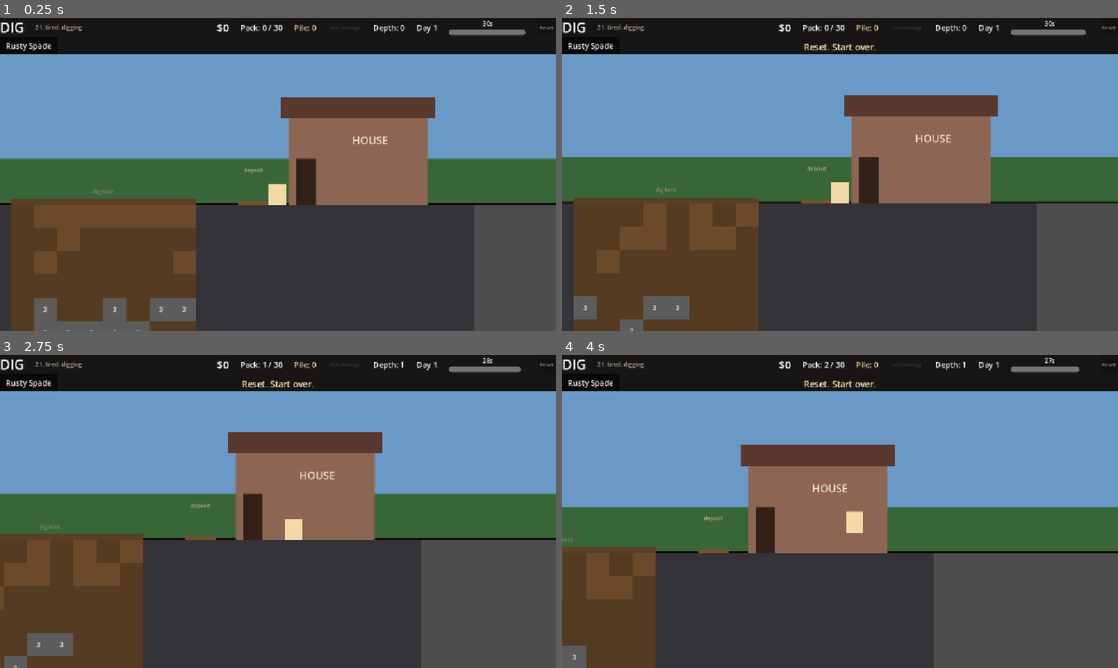
Above: before the commit, frames 1-4 (two rows, left to right).
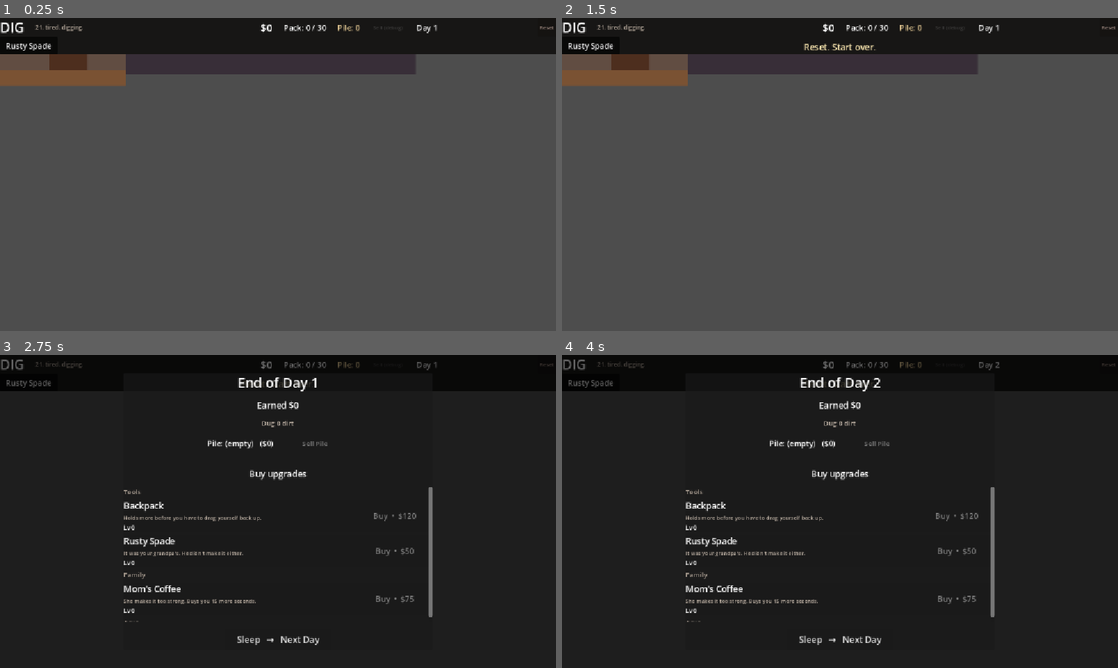
Above: after the commit, the same moments.

Repository: RanjitCS/dig
Game: Godot game, scene res://scenes/main.tscn
Two runs of this game, one before a commit and one after it. Both use one fixed random seed, a clock stepped at 60 frames per second and the inputs below.
Inputs (mouse positions are in pixels of both pictures, inside the frame that each line leads up to):
- Up to frame 1 (0.25 s): no input
- Up to frame 2 (1.5 s): click "Reset" at 0.5 s; click "Rusty Spade" at 1.25 s
- Up to frame 3 (2.75 s): move the mouse to (22, 552) at 2.02 s; hold D (move_right) from 2.03 s (still down); hold Z (dig) from 2.03 s (still down); click (22, 552) at 2.17 s; tap W (move_up) at 2.27, 2.57 s; tap E (interact) at 2.3 s
- Up to frame 4 (4 s): release D (move_right) at 2.75 s; release Z (dig) at 2.75 s; click (840, 639) at 2.75 s, where only the run after the commit has a clickable "Sleep → Next Day"; move the mouse to (578, 552) at 3.52 s; hold D (move_right) from 3.53 s (still down); tap E (interact) at 3.6 s; click (578, 552) at 3.67 s; tap Space (jump) at 3.77 s; tap Z (dig) at 3.8 s

The runs differ from the first frame. In frame 1, 81% of the frame differs, in the area x 0-100%, y 0-100%; in frame 2, 82%; in frame 3, 89%; in frame 4, 89%.

Commit message:
change

Diff:
--- a/resources/upgrades/drill.tres
+++ b/resources/upgrades/drill.tres
@@ -15,5 +15,9 @@
 cost_currency = &"money"
 unlock_money = 1500.0
 reach = 0
-is_equippable = false
+is_equippable = true
 max_level = 0
+tool_damage = 1
+tool_cooldown_sec = 0.20
+tool_aoe = false
+tool_column_only = true
--- a/resources/upgrades/hammer.tres
+++ b/resources/upgrades/hammer.tres
@@ -17,3 +17,7 @@
 reach = 1
 is_equippable = true
 max_level = 0
+tool_damage = 1
+tool_cooldown_sec = 0.50
+tool_aoe = true
+tool_column_only = false
--- a/resources/upgrades/pickaxe.tres
+++ b/resources/upgrades/pickaxe.tres
@@ -17,3 +17,7 @@
 reach = 0
 is_equippable = true
 max_level = 0
+tool_damage = 2
+tool_cooldown_sec = 0.30
+tool_aoe = false
+tool_column_only = false
--- a/resources/upgrades/spade.tres
+++ b/resources/upgrades/spade.tres
@@ -17,3 +17,7 @@
 reach = 0
 is_equippable = true
 max_level = 0
+tool_damage = 1
+tool_cooldown_sec = 0.15
+tool_aoe = false
+tool_column_only = false
--- /dev/null
+++ b/scenes/house_interior.tscn
@@ -0,0 +1,218 @@
+[gd_scene load_steps=8 format=3 uid="uid://dig0scene0houseinterior"]
+
+[ext_resource type="Script" path="res://scripts/house_interior.gd" id="1_house"]
+[ext_resource type="PackedScene" uid="uid://dig0scene0player" path="res://scenes/player.tscn" id="2_player"]
+[ext_resource type="PackedScene" uid="uid://dig0scene0interactable" path="res://scenes/interactable.tscn" id="3_inter"]
+
+[sub_resource type="RectangleShape2D" id="FloorShape"]
+size = Vector2(1400, 16)
+
+[sub_resource type="RectangleShape2D" id="WallShape"]
+size = Vector2(16, 400)
+
+[sub_resource type="RectangleShape2D" id="BedShape"]
+size = Vector2(120, 80)
+
+[sub_resource type="RectangleShape2D" id="DoorShape"]
+size = Vector2(56, 120)
+
+[node name="HouseInterior" type="Node2D"]
+script = ExtResource("1_house")
+
+[node name="Sky" type="ColorRect" parent="."]
+offset_left = -2000.0
+offset_top = -2000.0
+offset_right = 2000.0
+offset_bottom = 0.0
+color = Color(0.22, 0.18, 0.22, 1)
+mouse_filter = 2
+
+[node name="WallBg" type="ColorRect" parent="."]
+offset_left = 0.0
+offset_top = -400.0
+offset_right = 1400.0
+offset_bottom = 0.0
+color = Color(0.38, 0.30, 0.26, 1)
+mouse_filter = 2
+
+[node name="FloorVisual" type="ColorRect" parent="."]
+offset_left = 0.0
+offset_top = -8.0
+offset_right = 1400.0
+offset_bottom = 24.0
+color = Color(0.48, 0.32, 0.20, 1)
+mouse_filter = 2
+
+[node name="Floor" type="StaticBody2D" parent="."]
+position = Vector2(700, 0)
+
+[node name="FloorShape" type="CollisionShape2D" parent="Floor"]
+shape = SubResource("FloorShape")
+
+[node name="LeftWall" type="StaticBody2D" parent="."]
+position = Vector2(0, -200)
+
+[node name="LeftWallShape" type="CollisionShape2D" parent="LeftWall"]
+shape = SubResource("WallShape")
+
+[node name="RightWall" type="StaticBody2D" parent="."]
+position = Vector2(1400, -200)
+
+[node name="RightWallShape" type="CollisionShape2D" parent="RightWall"]
+shape = SubResource("WallShape")
+
+[node name="BedVisual" type="ColorRect" parent="."]
+offset_left = 80.0
+offset_top = -80.0
+offset_right = 220.0
+offset_bottom = -8.0
+color = Color(0.42, 0.25, 0.30, 1)
+mouse_filter = 2
+
+[node name="BedBlanket" type="ColorRect" parent="."]
+offset_left = 90.0
+offset_top = -76.0
+offset_right = 210.0
+offset_bottom = -36.0
+color = Color(0.58, 0.35, 0.42, 1)
+mouse_filter = 2
+
+[node name="BedLabel" type="Label" parent="."]
+offset_left = 80.0
+offset_top = -110.0
+offset_right = 220.0
+offset_bottom = -82.0
+text = "bed"
+horizontal_alignment = 1
+theme_override_font_sizes/font_size = 11
+theme_override_colors/font_color = Color(0.85, 0.75, 0.70, 0.7)
+mouse_filter = 2
+
+[node name="Bed" parent="." instance=ExtResource("3_inter")]
+position = Vector2(150, -40)
+prompt_text = "[E] sleep"
+
+[node name="BedShape" type="CollisionShape2D" parent="Bed"]
+shape = SubResource("BedShape")
+
+[node name="ToolHooks" type="Node2D" parent="."]
+position = Vector2(0, 0)
+
+[node name="ToolWallShelf" type="ColorRect" parent="ToolHooks"]
+offset_left = 500.0
+offset_top = -200.0
+offset_right = 920.0
+offset_bottom = -190.0
+color = Color(0.30, 0.22, 0.18, 1)
+mouse_filter = 2
+
+[node name="Spade" parent="ToolHooks" instance=ExtResource("3_inter")]
+position = Vector2(540, -150)
+prompt_text = "[E] Rusty Spade"
+
+[node name="SpadeVisual" type="ColorRect" parent="ToolHooks/Spade"]
+offset_left = -18.0
+offset_top = -36.0
+offset_right = 18.0
+offset_bottom = 4.0
+color = Color(0.65, 0.45, 0.30, 1)
+mouse_filter = 2
+
+[node name="Pickaxe" parent="ToolHooks" instance=ExtResource("3_inter")]
+position = Vector2(640, -150)
+prompt_text = "[E] Pickaxe"
+
+[node name="PickaxeVisual" type="ColorRect" parent="ToolHooks/Pickaxe"]
+offset_left = -22.0
+offset_top = -36.0
+offset_right = 22.0
+offset_bottom = 4.0
+color = Color(0.45, 0.45, 0.50, 1)
+mouse_filter = 2
+
+[node name="Hammer" parent="ToolHooks" instance=ExtResource("3_inter")]
+position = Vector2(740, -150)
+prompt_text = "[E] Hammer"
+
+[node name="HammerVisual" type="ColorRect" parent="ToolHooks/Hammer"]
+offset_left = -20.0
+offset_top = -36.0
+offset_right = 20.0
+offset_bottom = 4.0
+color = Color(0.55, 0.35, 0.25, 1)
+mouse_filter = 2
+
+[node name="Drill" parent="ToolHooks" instance=ExtResource("3_inter")]
+position = Vector2(840, -150)
+prompt_text = "[E] Drill"
+
+[node name="DrillVisual" type="ColorRect" parent="ToolHooks/Drill"]
+offset_left = -18.0
+offset_top = -36.0
+offset_right = 18.0
+offset_bottom = 4.0
+color = Color(0.50, 0.55, 0.60, 1)
+mouse_filter = 2
+
+[node name="ToolWallLabel" type="Label" parent="ToolHooks"]
+offset_left = 500.0
+offset_top = -240.0
+offset_right = 920.0
+offset_bottom = -210.0
+text = "tools"
+horizontal_alignment = 1
+theme_override_font_sizes/font_size = 11
+theme_override_colors/font_color = Color(0.85, 0.75, 0.70, 0.7)
+mouse_filter = 2
+
+[node name="DoorVisual" type="ColorRect" parent="."]
+offset_left = 1240.0
+offset_top = -160.0
+offset_right = 1320.0
+offset_bottom = -8.0
+color = Color(0.30, 0.18, 0.12, 1)
+mouse_filter = 2
+
+[node name="DoorKnob" type="ColorRect" parent="."]
+offset_left = 1308.0
+offset_top = -90.0
+offset_right = 1316.0
+offset_bottom = -82.0
+color = Color(0.85, 0.75, 0.30, 1)
+mouse_filter = 2
+
+[node name="DoorLabel" type="Label" parent="."]
+offset_left = 1220.0
+offset_top = -190.0
+offset_right = 1340.0
+offset_bottom = -165.0
+text = "→ outside"
+horizontal_alignment = 1
+theme_override_font_sizes/font_size = 11
+theme_override_colors/font_color = Color(0.85, 0.75, 0.70, 0.7)
+mouse_filter = 2
+
+[node name="Door" parent="." instance=ExtResource("3_inter")]
+position = Vector2(1280, -80)
+prompt_text = "[E] start day"
+
+[node name="DoorShape" type="CollisionShape2D" parent="Door"]
+shape = SubResource("DoorShape")
+
+[node name="EquippedLabel" type="Label" parent="."]
+offset_left = 480.0
+offset_top = -380.0
+offset_right = 920.0
+offset_bottom = -360.0
+text = "Equipped: Rusty Spade"
+horizontal_alignment = 1
+theme_override_font_sizes/font_size = 14
+theme_override_colors/font_color = Color(0.95, 0.92, 0.85, 1)
+mouse_filter = 2
+
+[node name="Player" parent="." instance=ExtResource("2_player")]
+position = Vector2(160, -40)
+
+[node name="Camera2D" type="Camera2D" parent="Player"]
+position_smoothing_enabled = true
+position_smoothing_speed = 6.0
--- /dev/null
+++ b/scenes/interactable.tscn
@@ -0,0 +1,27 @@
+[gd_scene load_steps=3 format=3 uid="uid://dig0scene0interactable"]
+
+[ext_resource type="Script" path="res://scripts/interactable.gd" id="1_inter"]
+
+[sub_resource type="RectangleShape2D" id="InteractShape"]
+size = Vector2(48, 64)
+
+[node name="Interactable" type="Area2D"]
+monitoring = true
+monitorable = true
+collision_layer = 0
+collision_mask = 1
+script = ExtResource("1_inter")
+
+[node name="CollisionShape2D" type="CollisionShape2D" parent="."]
+shape = SubResource("InteractShape")
+
+[node name="PromptLabel" type="Label" parent="."]
+offset_left = -64.0
+offset_top = -80.0
+offset_right = 64.0
+offset_bottom = -56.0
+text = "[E]"
+horizontal_alignment = 1
+theme_override_font_sizes/font_size = 14
+theme_override_colors/font_color = Color(1, 0.95, 0.7, 1)
+mouse_filter = 2
--- a/scenes/main.tscn
+++ b/scenes/main.tscn
@@ -1,9 +1,10 @@
-[gd_scene load_steps=5 format=3 uid="uid://b8dig0main0001"]
+[gd_scene load_steps=6 format=3 uid="uid://b8dig0main0001"]
 
 [ext_resource type="Script" path="res://scripts/main.gd" id="1_main"]
 [ext_resource type="PackedScene" uid="uid://dig0scene0digworld" path="res://scenes/dig_world.tscn" id="2_world"]
 [ext_resource type="Script" path="res://scripts/tool_selector.gd" id="3_toolsel"]
 [ext_resource type="PackedScene" uid="uid://dig0scene0endofday" path="res://scenes/end_of_day.tscn" id="4_eod"]
+[ext_resource type="PackedScene" uid="uid://dig0scene0houseinterior" path="res://scenes/house_interior.tscn" id="5_house"]
 
 [node name="Main" type="Control"]
 layout_mode = 3
@@ -149,6 +150,9 @@
 [node name="DigWorld" parent="Root/Body/WorldViewport/Viewport" instance=ExtResource("2_world")]
 unique_name_in_owner = true
 
+[node name="HouseInterior" parent="Root/Body/WorldViewport/Viewport" instance=ExtResource("5_house")]
+unique_name_in_owner = true
+
 [node name="ToastLabel" type="Label" parent="."]
 unique_name_in_owner = true
 layout_mode = 1
--- a/scripts/block.gd
+++ b/scripts/block.gd
@@ -41,20 +41,23 @@
 		fallback_rect.position = -SIZE * 0.5
 	_update_crack()
 
-func hit_once() -> void:
-	if block_type == null:
+func hit_n(damage: int) -> void:
+	# Apply 'damage' HP to this block. Broken when HP reaches 0.
+	if block_type == null or damage <= 0:
 		return
 	if block_type.indestructible:
 		_flash()
 		return
-	var click_dirt_bonus := GameState._sum_effect(Upgrade.Effect.CLICK_DIRT)
-	var dmg: int = 1 + int(click_dirt_bonus)
-	hits_remaining -= dmg
+	hits_remaining -= damage
 	if hits_remaining <= 0:
 		broken.emit(self)
 	else:
 		_update_crack()
 		_flash()
+
+# Legacy alias: callers using old API.
+func hit_once() -> void:
+	hit_n(1)
 
 func _update_crack() -> void:
 	if block_type == null or block_type.indestructible or block_type.hits_to_break <= 1:
--- a/scripts/dig_world.gd
+++ b/scripts/dig_world.gd
@@ -31,6 +31,24 @@
 	_spawn_player_at_surface()
 	GameState.day_started.connect(_on_day_started)
 	GameState.world_reset_requested.connect(_on_world_reset)
+	GameState.phase_changed.connect(_on_phase_changed)
+	# Initial activation based on current phase.
+	_on_phase_changed(GameState.phase)
+
+func activate() -> void:
+	visible = true
+	process_mode = Node.PROCESS_MODE_INHERIT
+	_spawn_player_at_surface()
+
+func deactivate() -> void:
+	visible = false
+	process_mode = Node.PROCESS_MODE_DISABLED
+
+func _on_phase_changed(p: int) -> void:
+	if p == GameState.Phase.DIGGING:
+		activate()
+	else:
+		deactivate()
 
 func _on_world_reset() -> void:
 	_regenerate_world()
@@ -178,24 +196,39 @@
 
 # Player-driven dig: targeted at a specific grid cell adjacent to the player.
 # Bypasses the click-reach rules since physical proximity is the new reach.
-func try_dig_at(grid_pos: Vector2i) -> bool:
+func try_dig_at(grid_pos: Vector2i, damage: int = 1, aoe: bool = false) -> bool:
 	if GameState.day_paused:
-		print("world.try_dig refused: day_paused")
 		return false
 	if GameState.backpack_full():
-		print("world.try_dig refused: backpack full (%.1f/%.1f)" % [GameState.dirt, GameState.backpack_capacity()])
-		return false
-	var block: DigBlock = blocks_by_pos.get(grid_pos, null)
-	if block == null:
-		print("world.try_dig refused: no block at %s" % str(grid_pos))
-		return false
+		return false
+	var center_block: DigBlock = blocks_by_pos.get(grid_pos, null)
+	if center_block == null:
+		return false
+	# Center is always indestructible-aware: a single tap on bedrock does nothing.
+	if center_block.block_type and center_block.block_type.indestructible:
+		# Visual nudge but no damage and no "successful dig" semantics.
+		return false
+	if aoe:
+		_hit_area(grid_pos, damage)
+	else:
+		_hit_single(center_block, damage)
+	return true
+
+func _hit_single(block: DigBlock, damage: int) -> void:
 	if block.block_type and block.block_type.indestructible:
-		print("world.try_dig: block at %s is INDESTRUCTIBLE (%s) — returning false" % [str(grid_pos), str(block.block_type.id)])
-		block.hit_once()
-		return false
-	print("world.try_dig hit: pos=%s type=%s hits_remaining=%d" % [str(grid_pos), str(block.block_type.id), block.hits_remaining])
-	block.hit_once()
-	return true
+		return
+	block.hit_n(damage)
+
+func _hit_area(center: Vector2i, damage: int) -> void:
+	for dy in [-1, 0, 1]:
+		for dx in [-1, 0, 1]:
+			var p: Vector2i = center + Vector2i(dx, dy)
+			var b: DigBlock = blocks_by_pos.get(p, null)
+			if b == null:
+				continue
+			if b.block_type and b.block_type.indestructible:
+				continue
+			b.hit_n(damage)
 
 func world_pos_to_grid(world_pos: Vector2) -> Vector2i:
 	# Block origins are at (col * SIZE + SIZE/2, (row-1) * SIZE + SIZE/2).
--- a/scripts/game_state.gd
+++ b/scripts/game_state.gd
@@ -4,7 +4,9 @@
 const MILESTONE_DIR: String = "res://resources/milestones/"
 const BLOCK_DIR: String = "res://resources/blocks/"
 const SAVE_PATH: String = "user://save.json"
-const SAVE_VERSION: int = 4
+const SAVE_VERSION: int = 5
+
+enum Phase { HOUSE_INTERIOR, DIGGING, END_OF_DAY }
 const DIRT_PRICE_PER_UNIT: float = 0.10
 const AUTOSAVE_INTERVAL_SEC: float = 10.0
 const OFFLINE_PROGRESS_CAP_SEC: float = 60.0 * 60.0 * 12.0  # 12 hours
@@ -32,10 +34,12 @@
 var current_day: int = 1
 var time_left: float = BASE_DAY_LENGTH_SEC
 var day_paused: bool = false  # true during end-of-day screen
+var phase: Phase = Phase.HOUSE_INTERIOR
 var day_money_earned: float = 0.0
 var day_dirt_dug: float = 0.0
 
 signal world_reset_requested
+signal phase_changed(new_phase: Phase)
 
 var _autosave_accum: float = 0.0
 var _last_saved_unix: int = 0
@@ -59,6 +63,7 @@
 	load_game()
 	time_left = day_length()
 	set_process(true)
+	phase_changed.emit(phase)
 	day_started.emit(current_day)
 	day_tick.emit(time_left, day_length())
 
@@ -84,7 +89,8 @@
 		save_game()
 
 func _process(delta: float) -> void:
-	if not day_paused:
+	# Day timer only ticks while actively digging.
+	if phase == Phase.DIGGING and not day_paused:
 		var auto_dirt := _sum_effect(Upgrade.Effect.AUTO_DIRT_PER_SEC)
 		var auto_money := _sum_effect(Upgrade.Effect.AUTO_MONEY_PER_SEC)
 		if auto_dirt > 0.0:
@@ -99,6 +105,20 @@
 	if _autosave_accum >= AUTOSAVE_INTERVAL_SEC:
 		_autosave_accum = 0.0
 		save_game()
+
+func set_phase(new_phase: Phase) -> void:
+	if phase == new_phase:
+		return
+	phase = new_phase
+	phase_changed.emit(phase)
+
+func start_digging() -> void:
+	# Called when the player leaves the house. If we were paused (end-of-day),
+	# unpause + advance day. Otherwise just transition into DIGGING.
+	if day_paused:
+		# coming from end-of-day modal flow if it was active; usually start_next_day handles that
+		pass
+	set_phase(Phase.DIGGING)
 
 func day_length() -> float:
 	return BASE_DAY_LENGTH_SEC + _sum_effect(Upgrade.Effect.DAY_LENGTH_SEC)
@@ -198,9 +218,10 @@
 func _end_day() -> void:
 	day_paused = true
 	time_left = 0.0
-	# Anything still in the backpack gets dumped on the pile — no waste.
-	if dirt > 0.0:
+	# Anything still in the backpack (dirt or ore) gets dumped on the pile — no waste.
+	if dirt > 0.0 or not carried_ore.is_empty():
 		deposit_carried()
+	set_phase(Phase.END_OF_DAY)
 	day_ended.emit(current_day, day_dirt_dug, day_money_earned)
 
 func start_next_day() -> void:
@@ -209,8 +230,14 @@
 	day_money_earned = 0.0
 	time_left = day_length()
 	day_paused = false
+	# Day begins in the bedroom; player must walk out the door to begin digging.
+	set_phase(Phase.HOUSE_INTERIOR)
 	day_started.emit(current_day)
 	day_tick.emit(time_left, day_length())
+
+func skip_to_end_of_day() -> void:
+	# Called when player presses E on the bed before going out.
+	_end_day()
 
 # --- Public actions -------------------------------------------------------
 
@@ -262,12 +289,14 @@
 	time_left = day_length()
 	day_paused = false
 	equipped_id = &"spade"
+	phase = Phase.HOUSE_INTERIOR
 	_last_saved_unix = 0
 	dirt_changed.emit(dirt)
 	money_changed.emit(money)
 	equipped_changed.emit(equipped_id)
 	carried_changed.emit()
 	deposited_changed.emit(deposited_dirt)
+	phase_changed.emit(phase)
 	world_reset_requested.emit()
 	day_started.emit(current_day)
 	day_tick.emit(time_left, day_length())
@@ -357,6 +386,7 @@
 		"upgrade_levels": levels_plain,
 		"triggered_milestones": milestones_plain,
 		"equipped_id": String(equipped_id),
+		"phase": int(phase),
 		"current_day": current_day,
 		"time_left": time_left,
 		"day_dirt_dug": day_dirt_dug,
@@ -404,6 +434,7 @@
 	_last_saved_unix = int(data.get("saved_at", 0))
 	var saved_equipped := String(data.get("equipped_id", "spade"))
 	equipped_id = StringName(saved_equipped)
+	phase = data.get("phase", Phase.HOUSE_INTERIOR) as Phase
 	current_day = int(data.get("current_day", 1))
 	time_left = float(data.get("time_left", day_length()))
 	day_dirt_dug = float(data.get("day_dirt_dug", 0.0))
--- /dev/null
+++ b/scripts/house_interior.gd
@@ -0,0 +1,70 @@
+extends Node2D
+
+# Bedroom (currently the only room). Owns the player while phase == HOUSE_INTERIOR.
+# Future rooms will hook into a room-switch system via doors.
+
+@onready var player: Player = $Player
+@onready var bed: Interactable = $Bed
+@onready var door: Interactable = $Door
+@onready var tool_hooks: Node2D = $ToolHooks
+@onready var equipped_label: Label = $EquippedLabel
+
+var _hook_for_tool: Dictionary = {}
+
+func _ready() -> void:
+	bed.interacted.connect(_on_bed_used)
+	door.interacted.connect(_on_door_used)
+	# Each ToolHook child is named like "Spade", "Pickaxe" — id derived from name.
+	for child in tool_hooks.get_children():
+		if not (child is Interactable):
+			continue
+		var hook: Interactable = child
+		var tool_id := StringName(hook.name.to_snake_case())
+		var up := GameState.get_upgrade(tool_id)
+		if up == null:
+			hook.queue_free()
+			continue
+		_hook_for_tool[tool_id] = hook
+		hook.set_prompt("[E] %s" % up.display_name)
+		hook.interacted.connect(_on_tool_hook_used.bind(tool_id))
+	GameState.equipped_changed.connect(_on_equipped_changed)
+	GameState.phase_changed.connect(_on_phase_changed)
+	_refresh_equipped_label()
+	_reset_player_to_bed_spawn()
+
+func activate() -> void:
+	_reset_player_to_bed_spawn()
+	visible = true
+	process_mode = Node.PROCESS_MODE_INHERIT
+
+func deactivate() -> void:
+	visible = false
+	process_mode = Node.PROCESS_MODE_DISABLED
+
+func _reset_player_to_bed_spawn() -> void:
+	player.reset_to(Vector2(160, -24))
+
+func _on_bed_used() -> void:
+	GameState.skip_to_end_of_day()
+
+func _on_door_used() -> void:
+	GameState.set_phase(GameState.Phase.DIGGING)
+
+func _on_tool_hook_used(tool_id: StringName) -> void:
+	GameState.equip(tool_id)
+
+func _on_equipped_changed(_id: StringName) -> void:
+	_refresh_equipped_label()
+
+func _on_phase_changed(p: int) -> void:
+	if p == GameState.Phase.HOUSE_INTERIOR:
+		activate()
+	else:
+		deactivate()
+
+func _refresh_equipped_label() -> void:
+	var up := GameState.equipped_upgrade()
+	if up != null:
+		equipped_label.text = "Equipped: %s" % up.display_name
+	else:
+		equipped_label.text = "Equipped: (none)"
--- /dev/null
+++ b/scripts/interactable.gd
@@ -0,0 +1,42 @@
+class_name Interactable
+extends Area2D
+
+@export var prompt_text: String = "[E]"
+@export var enabled: bool = true
+
+signal interacted
+
+@onready var prompt_label: Label = $PromptLabel
+
+var _player_in_range: bool = false
+
+func _ready() -> void:
+	body_entered.connect(_on_body_entered)
+	body_exited.connect(_on_body_exited)
+	prompt_label.visible = false
+	prompt_label.text = prompt_text
+
+func set_prompt(text: String) -> void:
+	prompt_text = text
+	if is_node_ready():
+		prompt_label.text = text
+
+func _on_body_entered(body: Node) -> void:
+	if body is Player:
+		_player_in_range = true
+		_refresh_prompt()
+
+func _on_body_exited(body: Node) -> void:
+	if body is Player:
+		_player_in_range = false
+		_refresh_prompt()
+
+func _refresh_prompt() -> void:
+	prompt_label.visible = _player_in_range and enabled
+
+func _unhandled_input(event: InputEvent) -> void:
+	if not _player_in_range or not enabled:
+		return
+	if event.is_action_pressed("interact"):
+		interacted.emit()
+		get_viewport().set_input_as_handled()
--- a/scripts/main.gd
+++ b/scripts/main.gd
@@ -29,12 +29,14 @@
 	GameState.day_ended.connect(_on_day_ended_for_sell)
 	GameState.deposited_changed.connect(_on_deposited_changed)
 	GameState.carried_changed.connect(_on_carried_changed)
+	GameState.phase_changed.connect(_on_phase_changed)
 	dig_world.deepest_changed.connect(_on_deepest_changed)
 	toast_timer.timeout.connect(_hide_toast)
 	toast_label.visible = false
 	_last_pile = GameState.deposited_dirt
 	_refresh_all()
 	_refresh_sell_button()
+	_on_phase_changed(GameState.phase)
 
 func _on_dirt_changed(_v: float) -> void:
 	_refresh_dirt()
@@ -103,6 +105,13 @@
 	day_label.text = "Day %d" % day
 	_refresh_day_bar_max()
 	_refresh_sell_button()
+
+func _on_phase_changed(p: int) -> void:
+	# Hide the day timer + dig-related labels while in the house.
+	var digging: bool = p == GameState.Phase.DIGGING
+	time_bar.visible = digging
+	time_left_label.visible = digging
+	depth_label.visible = digging
 
 func _refresh_all() -> void:
 	_refresh_dirt()
--- a/scripts/player.gd
+++ b/scripts/player.gd
@@ -20,6 +20,7 @@
 var _coyote_timer: float = 0.0
 var _jump_buffer_timer: float = 0.0
 var _facing: int = 1  # 1 = right, -1 = left
+var _dig_cooldown: float = 0.0  # seconds until next swing allowed
 
 signal facing_changed(direction: int)
 
@@ -82,27 +83,31 @@
 
 	move_and_slide()
 
-	# --- dig action ---
-	if Input.is_action_just_pressed("dig"):
-		_try_dig()
+	# --- dig action (hold to dig; per-tool cooldown gates each swing) ---
+	_dig_cooldown = max(0.0, _dig_cooldown - delta)
+	if Input.is_action_pressed("dig") and _dig_cooldown <= 0.0:
+		var tool := GameState.equipped_upgrade()
+		var cooldown: float = tool.tool_cooldown_sec if tool != null else 0.20
+		if _try_dig(tool):
+			_dig_cooldown = cooldown
 
-func _try_dig() -> void:
+# Returns true if a dig actually landed (block existed in the targeted cell(s)).
+func _try_dig(tool: Upgrade) -> bool:
 	var world := get_parent()
 	if world == null or not world.has_method("try_dig_at"):
-		print("player.dig: no world parent (parent=%s)" % str(get_parent()))
-		return
-	print("player.dig pos=%s facing=%d down=%s up=%s" % [
-		str(global_position), _facing,
-		str(Input.is_action_pressed("move_down")),
-		str(Input.is_action_pressed("move_up")),
-	])
-	var candidates := _dig_candidates()
-	print("  candidates: %s" % str(candidates))
-	for target in candidates:
-		var ok: bool = world.try_dig_at(target)
-		print("    target=%s ok=%s" % [str(target), str(ok)])
-		if ok:
-			return
+		return false
+	var damage: int = tool.tool_damage if tool != null else 1
+	var aoe: bool = tool != null and tool.tool_aoe
+	var column_only: bool = tool != null and tool.tool_column_only
+	# Drill: always target the cell at the player's feet, no direction needed.
+	if column_only:
+		var feet_cell: Vector2i = world.world_pos_to_grid(global_position + Vector2(0, SIZE.y * 0.5 + 4))
+		return world.try_dig_at(feet_cell, damage, false)
+	# Other tools: candidate fallback chain.
+	for target in _dig_candidates():
+		if world.try_dig_at(target, damage, aoe):
+			return true
+	return false
 
 func _dig_candidates() -> Array:
 	var world := get_parent()
@@ -110,7 +115,6 @@
 	var head := global_position - Vector2(0, SIZE.y * 0.5 + 4)
 	var fwd_low := global_position + Vector2(float(_facing) * (SIZE.x * 0.5 + 4), SIZE.y * 0.25)
 	var fwd_at_floor := Vector2(global_position.x + float(_facing) * (SIZE.x * 0.5 + 4), max(global_position.y + SIZE.y * 0.4, 4.0))
-	print("  sample points: feet=", feet, " head=", head, " fwd_low=", fwd_low, " fwd_at_floor=", fwd_at_floor, " SIZE=", SIZE)
 	if Input.is_action_pressed("move_down"):
 		return [world.world_pos_to_grid(feet)]
 	if Input.is_action_pressed("move_up"):
--- a/scripts/upgrade.gd
+++ b/scripts/upgrade.gd
@@ -39,6 +39,12 @@
 @export var is_equippable: bool = true
 @export var max_level: int = 0  # 0 = infinite
 
+# Tool mechanics (only meaningful when is_equippable=true)
+@export var tool_damage: int = 1
+@export var tool_cooldown_sec: float = 0.15
+@export var tool_aoe: bool = false       # 3x3 around the target cell
+@export var tool_column_only: bool = false  # drill: only digs straight down
+
 func cost_at(level: int) -> float:
 	return base_cost * pow(cost_mult, level)
 
